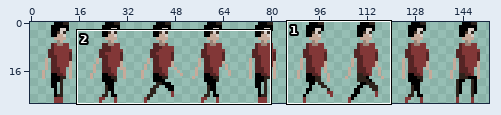
One commit to this sprite sheet: assets/images/playersheet.png. The picture above shows the old version from afar; the outline marks the close-up.
Close-up. As it was:
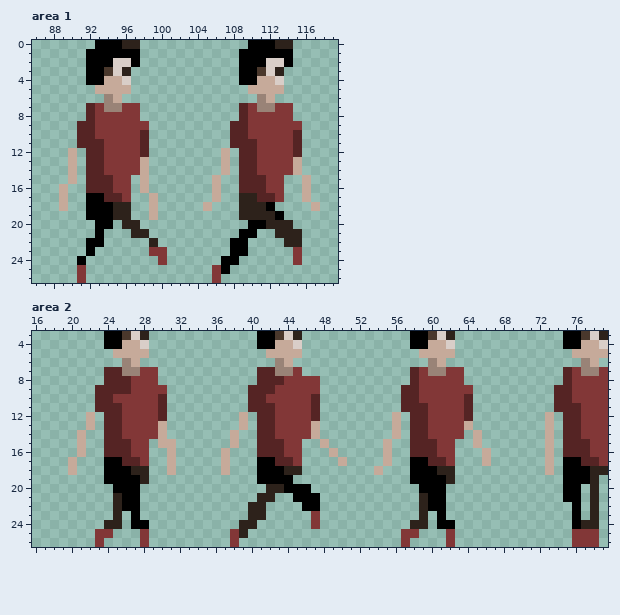
The file is 153x27 pixels. Shown: area 1: x 86..119, y 0..26; area 2: x 16..79, y 3..26.
After:
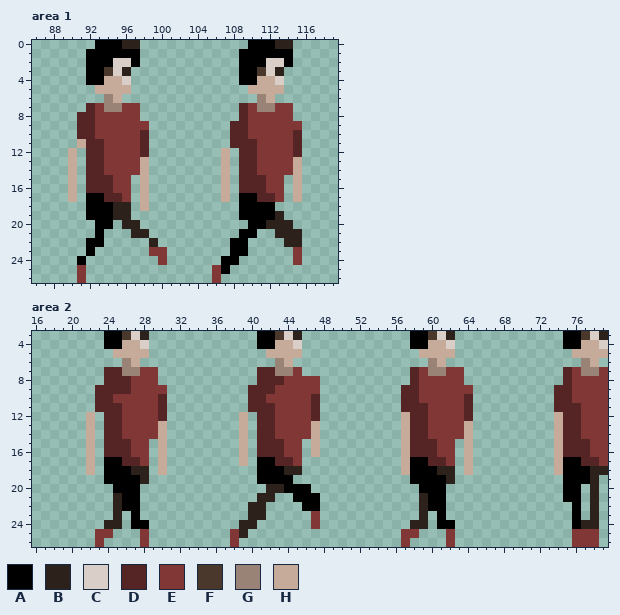
Palette (. is transparent): A #000000  B #2d221b  C #d9cec8  D #552424  E #823737  F #4a382c  G #998377  H #c6aa9a
The exact change:
Area 1:
y 8: x 91 . -> D
y 11: x 91 D -> H
y 15: x 106..107 H. -> .H; x 115..116 .H -> H.
y 16: x 89..90 H. -> .H; x 106..107 H. -> .H; x 115..116 .H -> H.
y 17: x 89..90 H. -> .H; x 98..99 .H -> H.; x 106..107 H. -> .H; x 109..110 BB -> AA; x 115..116 .H -> H.
y 18: x 89 H -> .; x 98..99 .H -> H.; x 105 H -> .; x 109..111 BBB -> AAA; x 117 H -> .
y 19: x 99 H -> .; x 109..113 BBBBA -> AAAAB
Area 2:
y 12..13: x 56..57 H. -> .H; x 73..74 H. -> .H
y 14: x 21..22 H. -> .H; x 38..39 H. -> .H; x 56..57 H. -> .H; x 64..65 .H -> H.; x 73..74 H. -> .H
y 15: x 21..22 H. -> .H; x 31 H -> .; x 38..39 H. -> .H; x 47..48 .H -> H.; x 55 H -> .; x 57 . -> H; x 64..65 .H -> H.; x 73..74 H. -> .H
y 16: x 21..22 H. -> .H; x 30..31 .H -> H.; x 37 H -> .; x 39 . -> H; x 47 . -> H; x 49 H -> .; x 55 H -> .; x 57 . -> H; x 64 . -> H; x 66 H -> .; x 73..74 H. -> .H
y 17: x 20 H -> .; x 22 . -> H; x 30..31 .H -> H.; x 37 H -> .; x 39 . -> H; x 50 H -> .; x 55 H -> .; x 57 . -> H; x 64 . -> H; x 66 H -> .; x 73..74 H. -> .H
y 18: x 20 H -> .; x 22 . -> H; x 30..31 .H -> H.; x 37 H -> .; x 54 H -> .; x 57 . -> H; x 64 . -> H; x 73..74 H. -> .H
